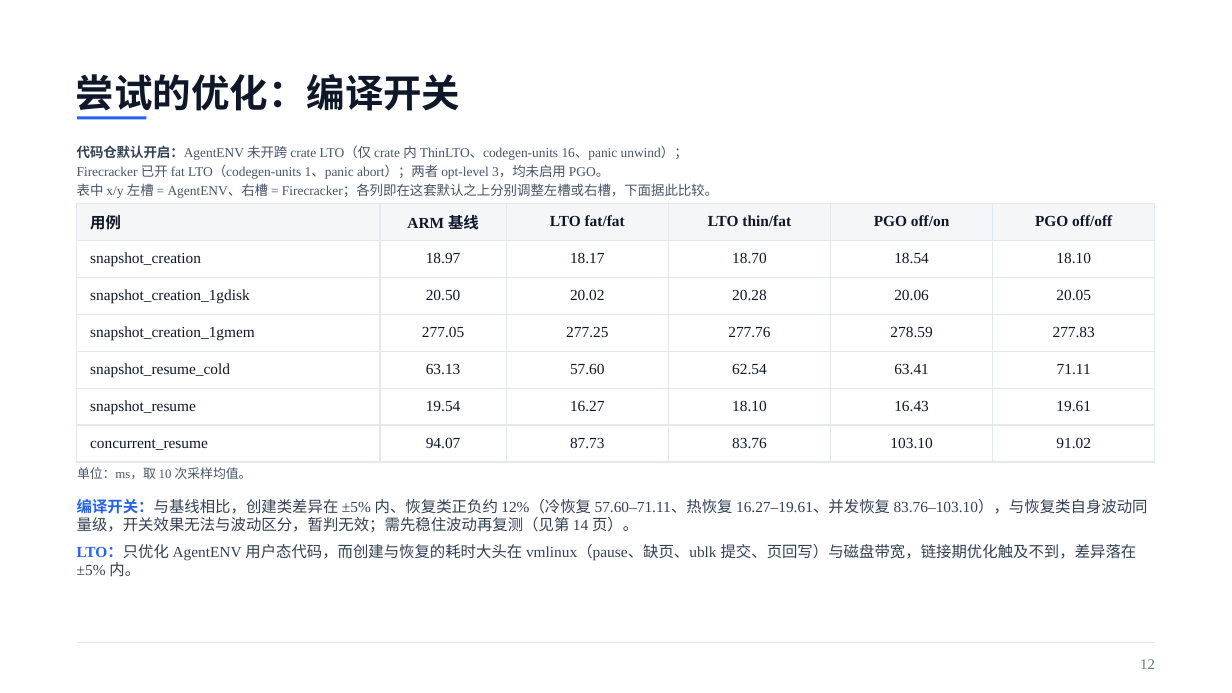
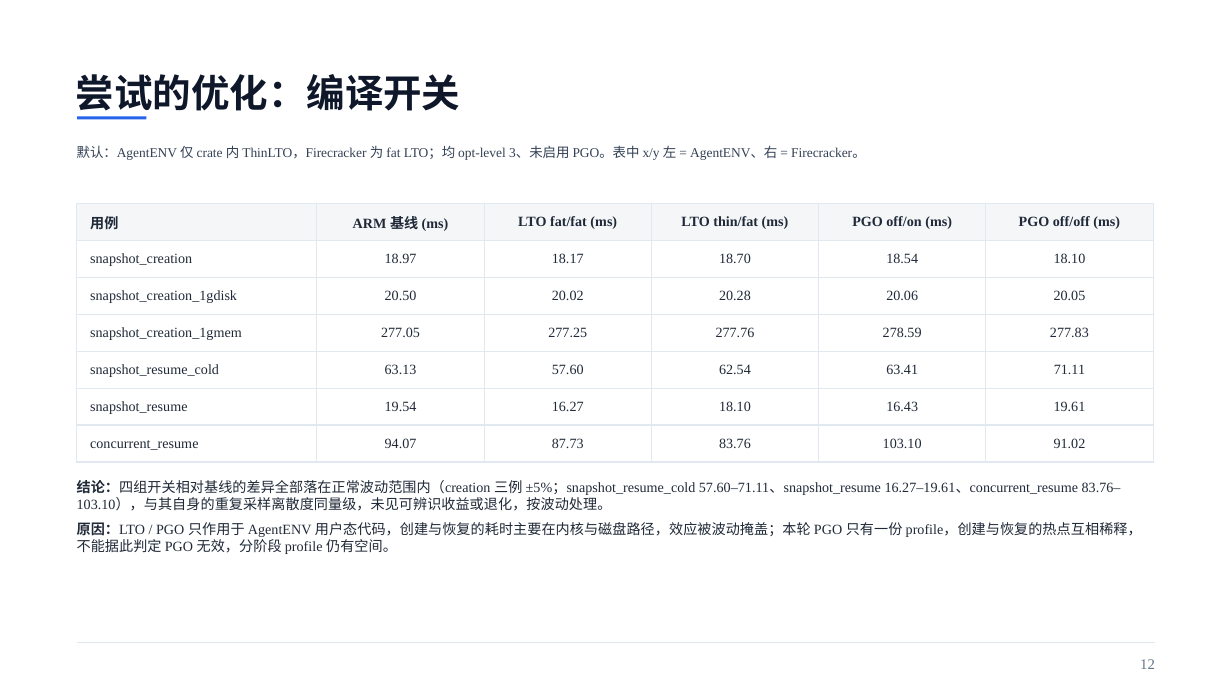
Before and after one commit to liushiqin-647/aenv, a slide deck: slide 12 of agentenv_20261102_polished.pptx. Drawn at 1232x693 pixels with LibreOffice and Linux fonts; fonts in the diff are those of the drawing. Boxes give left, top, right and bottom in pixels: in the first picture for what was removed or moved away, otherwise in the second. Text is boxed around its words. In the diff, an @@ line names an element or a change of style, - is before the commit and + after.

```diff
--- a/agentenv_20261102_polished.pptx
+++ b/agentenv_20261102_polished.pptx
@@ text at box(77, 145, 865, 160): text changed; text colour #475569 to #334155 @@
-代码仓默认开启：AgentENV 未开跨 crate LTO（仅 crate 内 ThinLTO、codegen-units 16、panic unwind）；
-Firecracker 已开 fat LTO（codegen-units 1、panic abort）；两者 opt-level 3，均未启用 PGO。
-表中 x/y 左槽 = AgentENV、右槽 = Firecracker；各列即在这套默认之上分别调整左槽或右槽，下面据此比较。
+默认：AgentENV 仅 crate 内 ThinLTO，Firecracker 为 fat LTO；均 opt-level 3、未启用 PGO。表中 x/y 左 = AgentENV、右 = Firecracker。
@@ table at box(77, 203, 1153, 462) @@
-row 1: 用例 | ARM 基线 | LTO fat/fat | LTO thin/fat | PGO off/on | PGO off/off
+row 1: 用例 | ARM 基线 (ms) | LTO fat/fat (ms) | LTO thin/fat (ms) | PGO off/on (ms) | PGO off/off (ms)
@@ size 12 to 11 pt, text colour #0F172A to #1F2937 in "用例", "snapshot_creation", "18.97", "18.17" and 33 more places @@
@@ table: place and size @@
-table at box(77, 203, 1157, 462)
+table at box(77, 203, 1153, 462)
@@ text removed at box(77, 467, 252, 479) @@
-单位：ms，取 10 次采样均值。
@@ text at box(77, 480, 1142, 554): text changed; size 12 to 11 pt; text colour #334155 to #1F2937 @@
-编译开关：与基线相比，创建类差异在 ±5% 内、恢复类正负约 12%（冷恢复 57.60–71.11、热恢复 16.27–19.61、并发恢复 83.76–103.10），与恢复类自身波动同量级，开关效果无法与波动区分，暂判无效；需先稳住波动再复测（见第 14 页）。
-LTO：只优化 AgentENV 用户态代码，而创建与恢复的耗时大头在 vmlinux（pause、缺页、ublk 提交、页回写）与磁盘带宽，链接期优化触及不到，差异落在 ±5% 内。
+结论：四组开关相对基线的差异全部落在正常波动范围内（creation 三例 ±5%；snapshot_resume_cold 57.60–71.11、snapshot_resume 16.27–19.61、concurrent_resume 83.76–103.10），与其自身的重复采样离散度同量级，未见可辨识收益或退化，按波动处理。
+原因：LTO / PGO 只作用于 AgentENV 用户态代码，创建与恢复的耗时主要在内核与磁盘路径，效应被波动掩盖；本轮 PGO 只有一份 profile，创建与恢复的热点互相稀释，不能据此判定 PGO 无效，分阶段 profile 仍有空间。
```
Also in this commit, not shown: 13 other slides changed.
